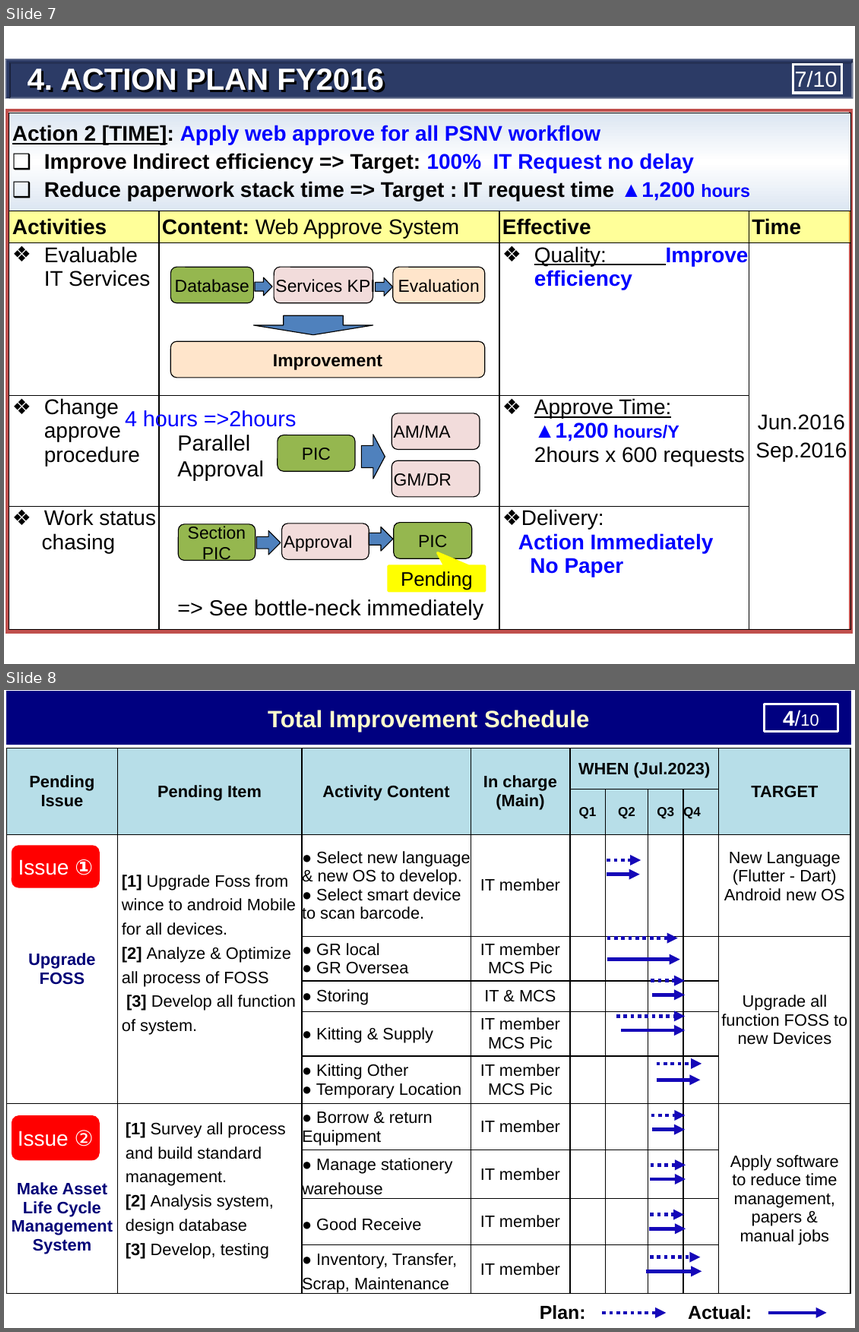
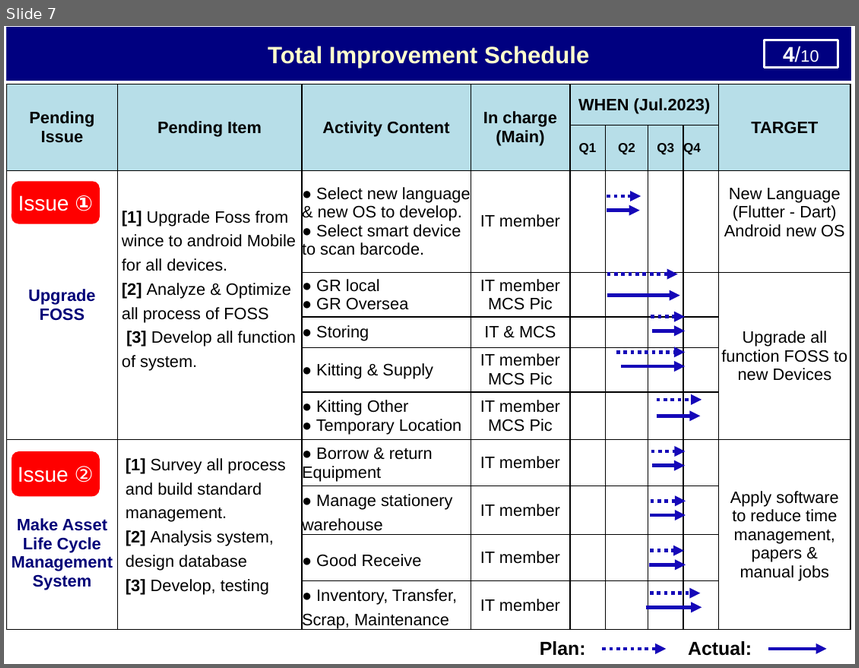
Before and after one commit to thietbicongnghevietnam/ReportPSNV, a slide deck: Report_test.pptx. Shown one above the other, each under a label of ours: slides 7 and 8 before the commit, slide 7 after it. The pictures are 859x1332 and 859x668 pixels, drawn with LibreOffice and Linux fonts; fonts in the diff are those of the drawing. Boxes give left, top, right and bottom in pixels: in the first picture for what was removed or moved away, otherwise in the second. Text is boxed around its words. In the diff, an @@ line names an element or a change of style, - is before the commit and + after.

```diff
--- a/Report_test.pptx
+++ b/Report_test.pptx
@@ slide 7 removed at [4, 26, 855, 664], background #FFFFFF @@
@@ group removed at [5, 59, 854, 99]: 2 bevels, 1 text, 1 page number @@
-4. ACTION PLAN FY2016
-7/10
@@ rectangle removed at [7, 110, 852, 632] @@
@@ table removed at [9, 113, 851, 629], 5 rows, 4 columns @@
-Action 2 [TIME]: Apply web approve for all PSNV workflow / Improve Indirect efficiency => Target: 100% IT Request no delay / Reduce paperwork stack time => Target : IT request time ▲1,200 hours |  |  | 
-Activities | Content: Web Approve System | Effective | Time
-Evaluable IT Services |  | Quality: Improve efficiency | Jun.2016 / Sep.2016
-Change approve procedure |  | Approve Time: ▲1,200 hours/Y 2hours x 600 requests | 
-Work status / chasing |  | Delivery: Action Immediately No Paper | 
@@ group removed at [171, 267, 485, 378]: 4 rounded rectangles, 2 right arrows, 1 down arrow @@
-Services KPI
-Database
-Evaluation
-Improvement
@@ text removed at [125, 409, 297, 430] @@
-4 hours =>2hours
@@ text removed at [177, 435, 264, 481] @@
-Parallel Approval
@@ group removed at [278, 414, 480, 496]: 3 rounded rectangles, 1 right arrow @@
-AM/MA
-PIC
-GM/DR
@@ group removed at [179, 523, 485, 591]: 3 rounded rectangles, 2 right arrows, 1 speech box @@
-Approval
-Section
-PIC
-PIC
-Pending
@@ text removed at [209, 600, 484, 620] @@
-=> See bottle-neck immediately
@@ what was slide 8 is now slide 7 @@
```
Also in this commit, not shown: 5 slides changed, 1 slide added, 2 other slides removed, 1 other file.
